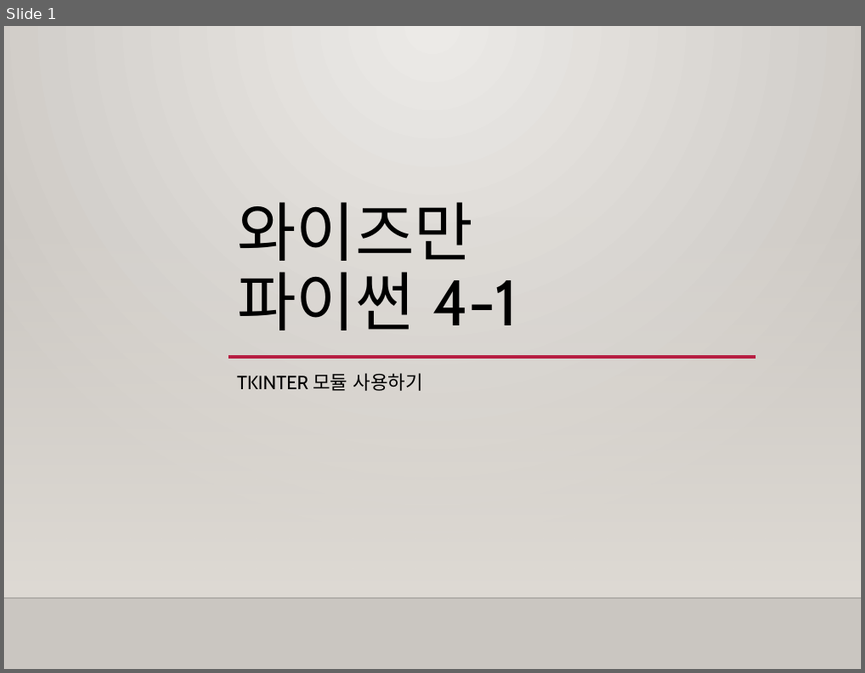
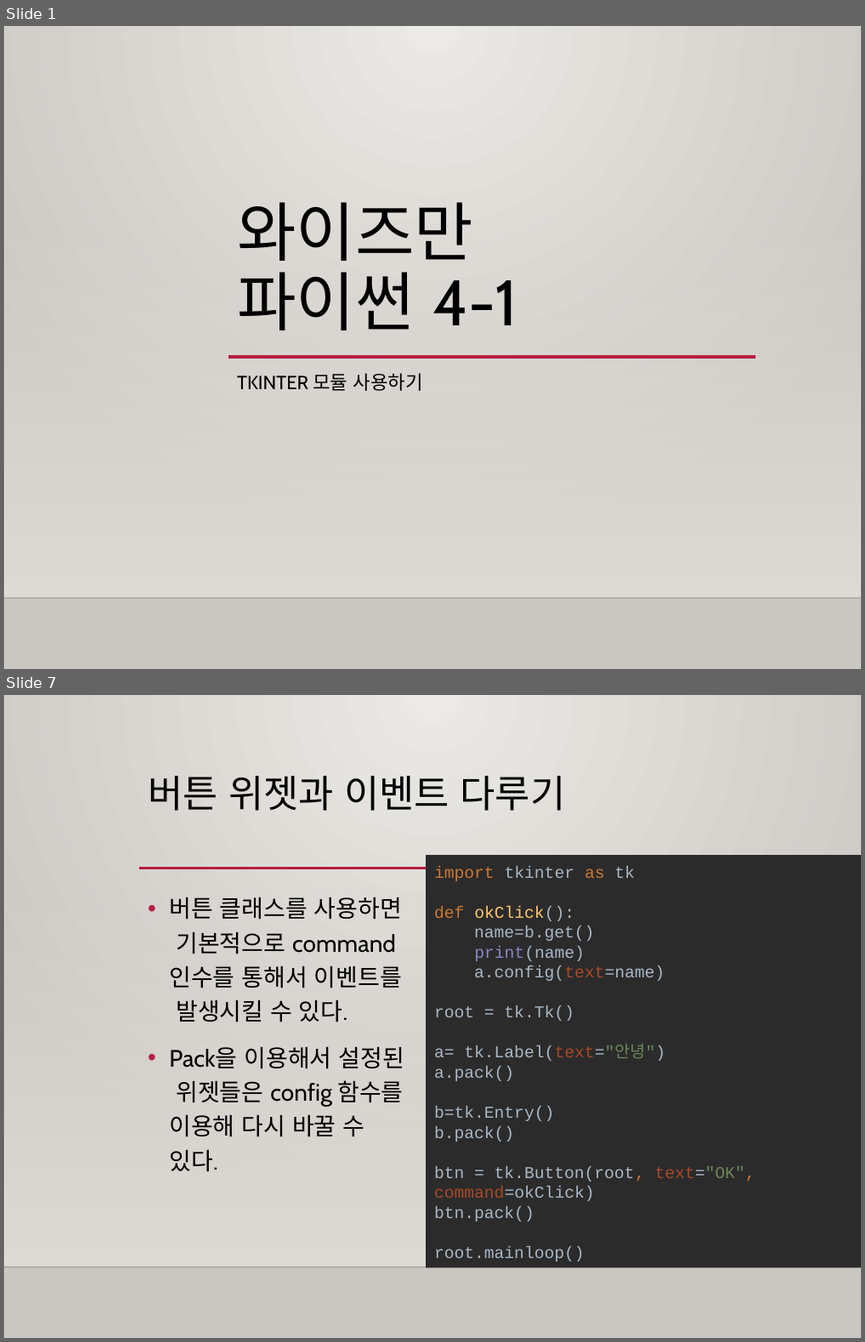
Before and after one commit to freshmea/weizman_python_class, a slide deck: textbook/파이썬4-1교시.pptx. Shown one above the other, each under a label of ours: slide 1 before the commit, slides 1 and 7 after it; the slides between them are not shown. The pictures are 865x673 and 865x1342 pixels, drawn with LibreOffice and Linux fonts; fonts in the diff are those of the drawing; background and template pictures are left out. Boxes give left, top, right and bottom in pixels: in the first picture for what was removed or moved away, otherwise in the second. Text is boxed around its words. In the diff, an @@ line names an element or a change of style, - is before the commit and + after.

```diff
--- a/textbook/파이썬4-1교시.pptx
+++ b/textbook/파이썬4-1교시.pptx
@@ slide 7 added at box(4, 695, 861, 1338), background gradient #ECEAE7 to #CAC7C1; not listed: 2 template elements that a slide beside it also shows @@
@@ title added at box(148, 776, 566, 811), 32 pt, text #000000 @@
+버튼 위젯과 이벤트 다루기
@@ line added from (139, 868) to (755, 868), #B71E42 2.5 pt @@
@@ rectangle added at box(426, 855, 861, 1267), fill #2B2B2B, 14 pt, text #A9B7C6 @@
+import tkinter as tk
+def okClick():
+name=b.get()
+print(name)
+a.config(text=name)
+root = tk.Tk()
+a= tk.Label(text="안녕")
+a.pack()
+b=tk.Entry()
+b.pack()
+btn = tk.Button(root, text="OK", command=okClick)
+btn.pack()
+root.mainloop()
@@ text added at box(169, 897, 404, 1172), 20 pt, text #000000 @@
+• 버튼 클래스를 사용하면
+  기본적으로 command
+  인수를 통해서 이벤트를
+  발생시킬 수 있다.
+• Pack을 이용해서 설정된
+  위젯들은 config 함수를
+  이용해 다시 바꿀 수
+  있다.
```
Also in this commit, not shown: 2 slides changed, 7 other slides added, 7 slides removed, 3 other files.
